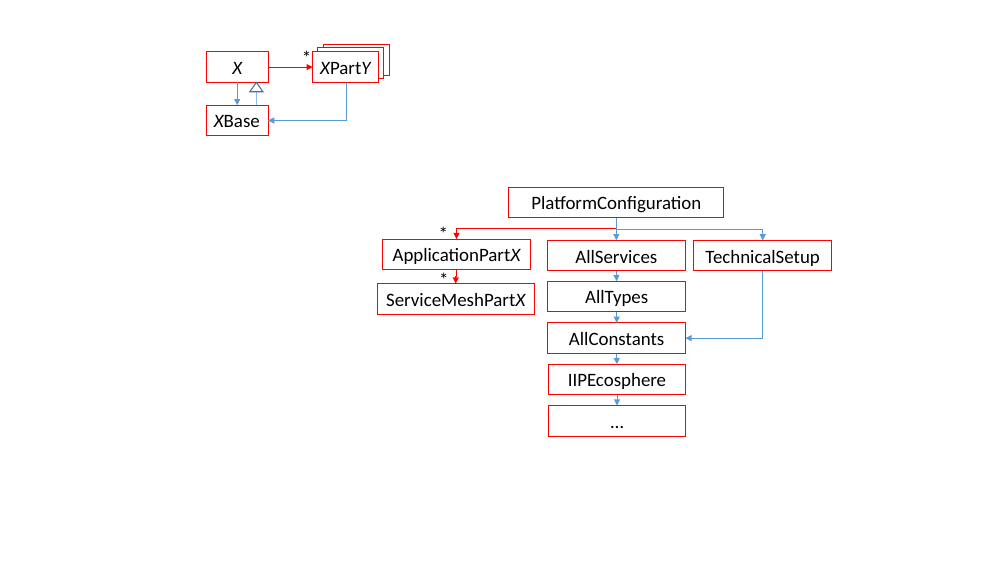
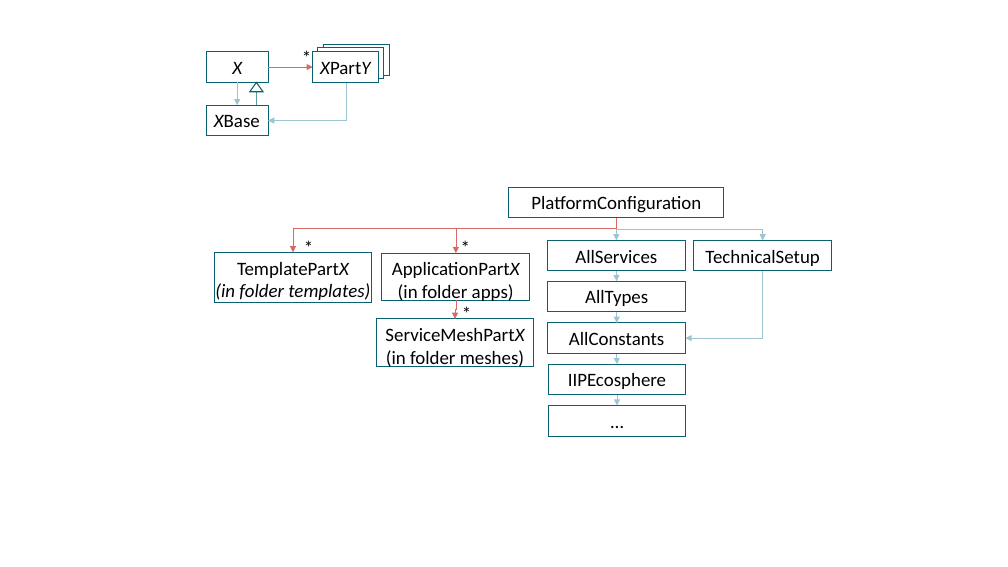
Before and after one commit to iip-ecosphere/platform, a slide deck: slide 32 of platform/documentation/src/HandbookFigures.pptx. Drawn at 1008x567 pixels with LibreOffice and Linux fonts; fonts in the diff are those of the drawing. Boxes give left, top, right and bottom in pixels: in the first picture for what was removed or moved away, otherwise in the second. Text is boxed around its words. In the diff, an @@ line names an element or a change of style, - is before the commit and + after.

```diff
--- a/platform/documentation/src/HandbookFigures.pptx
+++ b/platform/documentation/src/HandbookFigures.pptx
@@ elbow arrow (237, 82) - (237, 105): stroke #5B9BD5 0.5 pt to #9CC5D1 0.5 pt @@
@@ triangle at box(250, 82, 262, 91): outline #43739E 1 pt to #086171 1 pt @@
@@ elbow arrow (346, 82) - (268, 121): stroke #5B9BD5 0.5 pt to #9CC5D1 0.5 pt @@
@@ elbow arrow (268, 67) - (313, 67): stroke #FF0000 0.5 pt to #D76A63 0.5 pt @@
@@ line (256, 91) - (256, 105): stroke #5B9BD5 0.5 pt to #086171 0.5 pt @@
@@ elbow arrow added from (616, 218) to (293, 253), #D76A63 0.5 pt @@
@@ text added at box(296, 231, 321, 262), 18 pt, text #000000 @@
+*
@@ text "*": place and size @@
-text "*" at box(431, 218, 456, 248)
+text "*" at box(453, 231, 478, 262)
@@ elbow arrow moved from (616, 218) - (457, 239) to (616, 218) - (456, 253) @@
@@ elbow arrow (616, 218) - (456, 253): stroke #FF0000 0.5 pt to #D76A63 0.5 pt @@
@@ elbow arrow (616, 218) - (616, 240): stroke #5B9BD5 0.5 pt to #9CC5D1 0.5 pt @@
@@ elbow arrow (616, 218) - (763, 240): stroke #5B9BD5 0.5 pt to #9CC5D1 0.5 pt @@
@@ rectangle added at box(215, 253, 372, 302), outline #086171 0.75 pt, 18 pt, text #000000, italic @@
+TemplatePartX
+(in folder templates)
@@ rectangle "ApplicationPartX (in folder apps)": place and size @@
-rectangle "ApplicationPartX (in folder apps)" at box(383, 239, 531, 269)
+rectangle "ApplicationPartX (in folder apps)" at box(382, 253, 530, 301)
@@ text in rectangle at box(392, 262, 520, 303): text changed @@
-ApplicationPartX
+ApplicationPartX
+(in folder apps)
@@ text "*": place and size @@
-text "*" at box(432, 264, 457, 294)
+text "*" at box(454, 298, 479, 328)
@@ elbow arrow (616, 271) - (617, 281): stroke #5B9BD5 0.5 pt to #9CC5D1 0.5 pt @@
@@ elbow arrow (763, 271) - (686, 338): stroke #5B9BD5 0.5 pt to #9CC5D1 0.5 pt @@
@@ outline #FF0000 0.75 pt to #086171 0.75 pt in 14 elements at box(323, 45, 389, 75), box(206, 105, 268, 135), box(206, 52, 268, 82), box(318, 48, 384, 78), box(313, 52, 379, 82), box(509, 188, 724, 218), box(547, 240, 685, 271), box(548, 281, 686, 312), box(548, 364, 686, 395), box(548, 323, 686, 353), box(694, 240, 832, 271), box(548, 405, 686, 436), box(382, 253, 530, 301), box(377, 319, 534, 367) @@
@@ rectangle "ServiceMeshPartX": place and size @@
-rectangle "ServiceMeshPartX" at box(377, 284, 535, 314)
+rectangle "ServiceMeshPartX" at box(377, 319, 534, 367)
@@ elbow arrow moved from (457, 270) - (456, 284) to (456, 300) - (455, 319) @@
@@ elbow arrow (456, 300) - (455, 319): stroke #FF0000 0.5 pt to #D76A63 0.5 pt @@
@@ elbow arrow (617, 312) - (617, 323): stroke #5B9BD5 0.5 pt to #9CC5D1 0.5 pt @@
@@ text in rectangle at box(386, 350, 524, 367): paragraph added @@
+(in folder meshes)
@@ elbow arrow (617, 354) - (617, 364): stroke #5B9BD5 0.5 pt to #9CC5D1 0.5 pt @@
@@ elbow arrow (617, 395) - (617, 405): stroke #5B9BD5 0.5 pt to #9CC5D1 0.5 pt @@
```
Also in this commit, not shown: 6 other slides changed, 2 other files.
